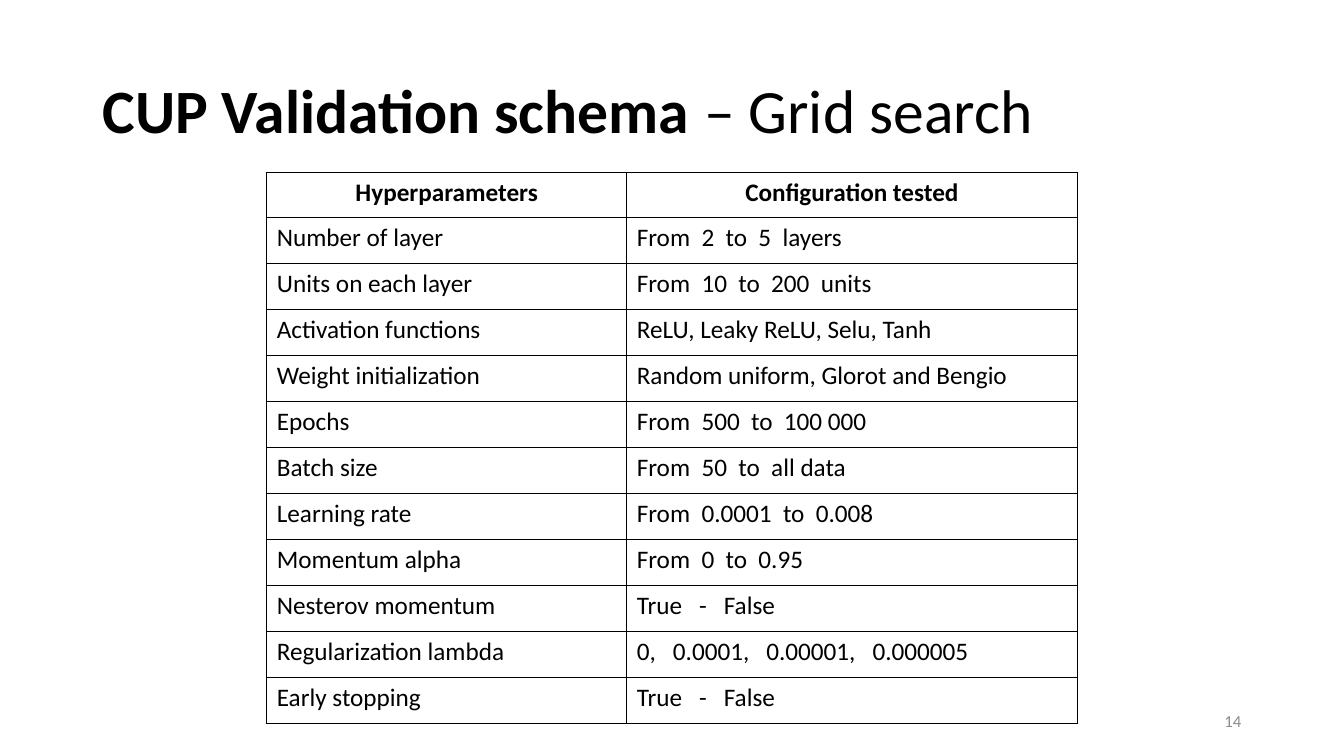
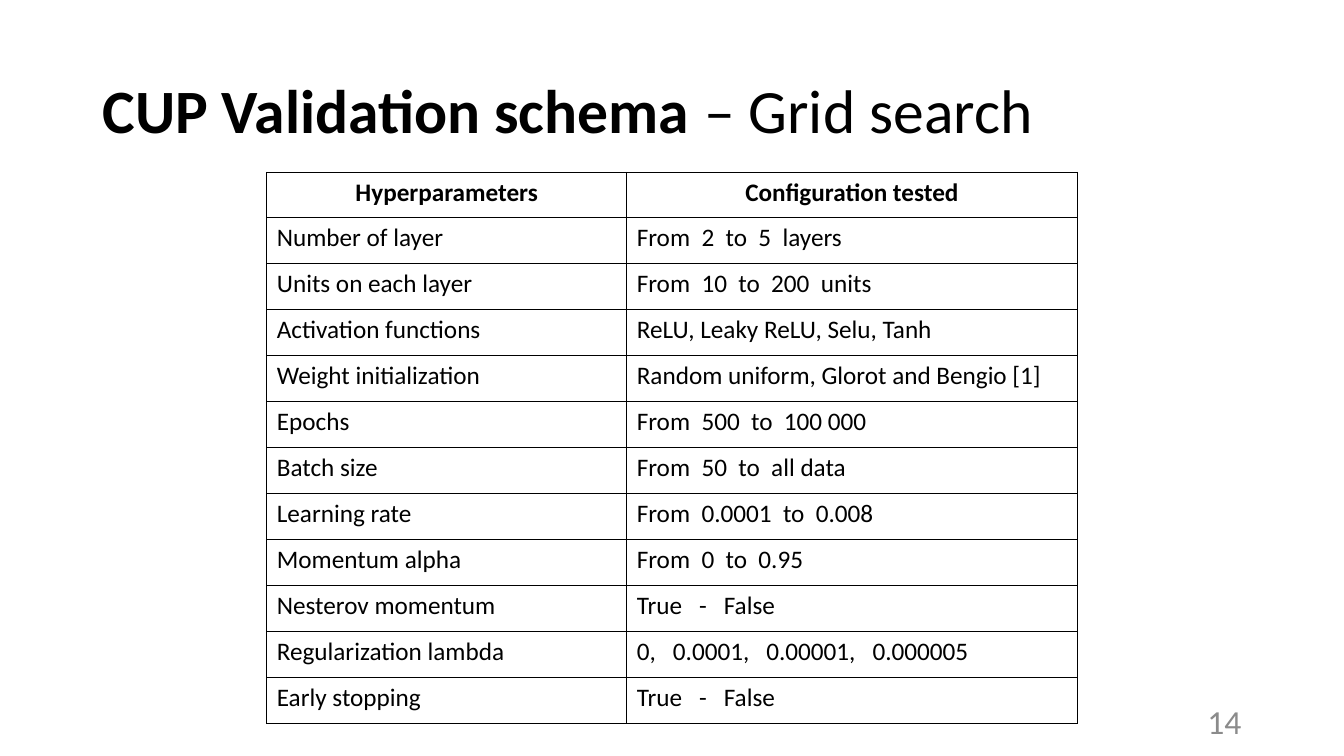
Before and after one commit to tommasoDR/NN-Implementation, a slide deck: slide 14 of Report.pptx. Drawn at 1344x756 pixels with LibreOffice and Linux fonts; fonts in the diff are those of the drawing. Boxes give left, top, right and bottom in pixels: in the first picture for what was removed or moved away, otherwise in the second. Text is boxed around its words. In the diff, an @@ line names an element or a change of style, - is before the commit and + after.

```diff
--- a/Report.pptx
+++ b/Report.pptx
@@ table at <box>267,172,1078,724</box> @@
-row 5, column 2: Random uniform, Glorot and Bengio
+row 5, column 2: Random uniform, Glorot and Bengio [1]
@@ page number at <box>1207,712,1241,734</box>: size 12 to 24 pt @@
```
Also in this commit, not shown: 17 other slides changed, 6 slides added, 1 slide removed, 15 other files.
